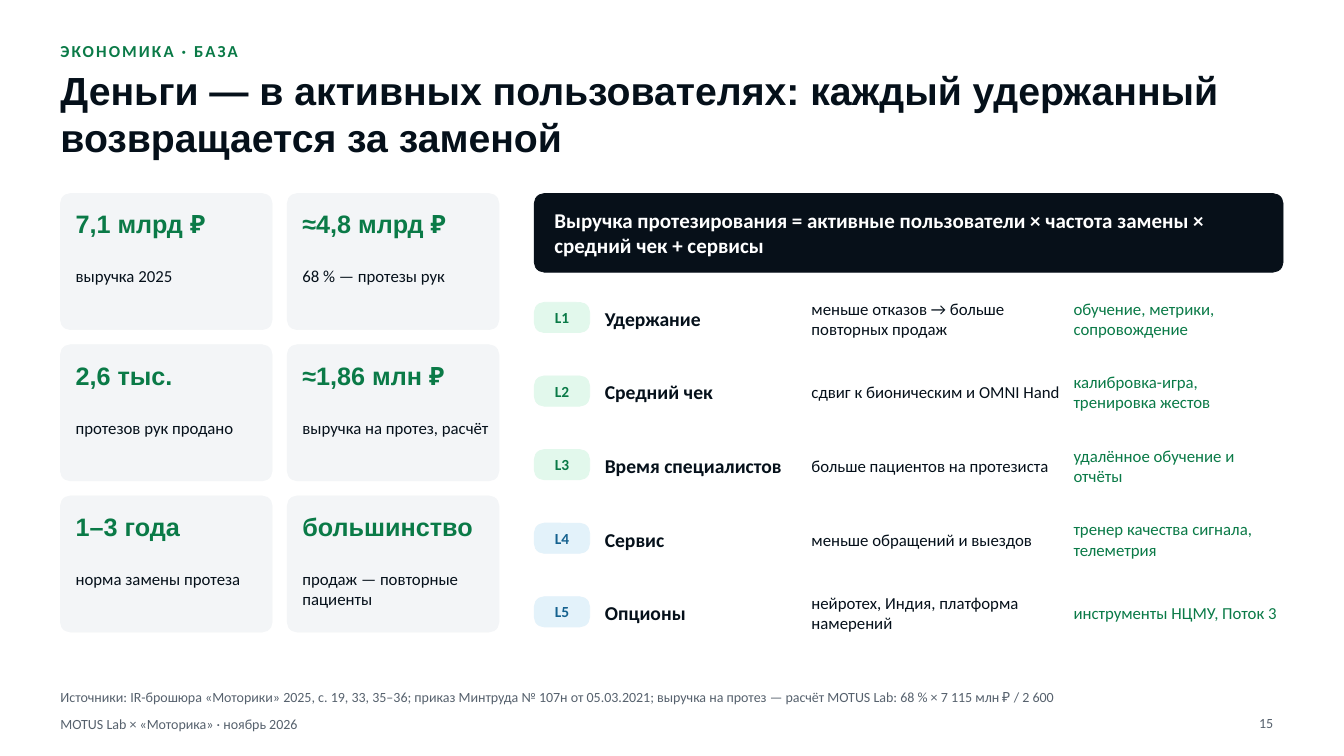
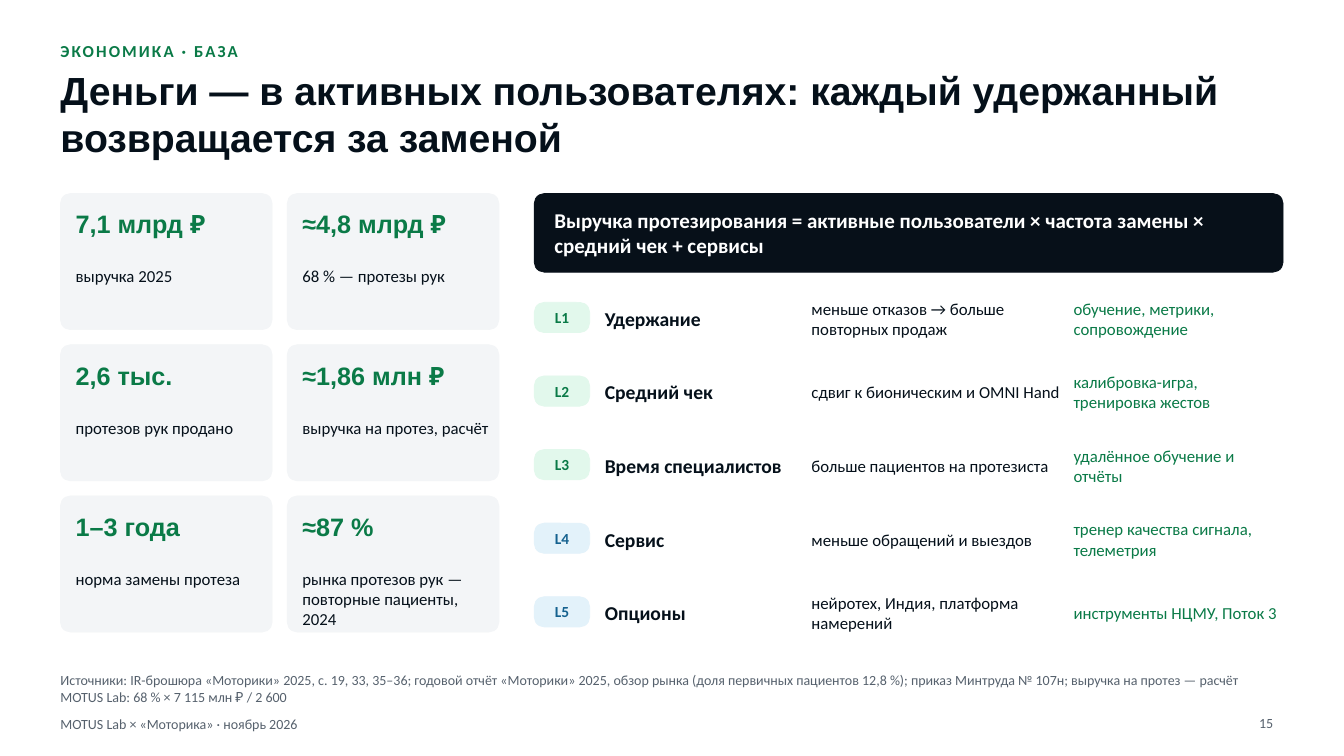
Before and after one commit to KonkovDV/Synergy, a slide deck: slide 15 of motorica/MOTUS-Lab-Motorica.pptx. Drawn at 1344x756 pixels with LibreOffice and Linux fonts; fonts in the diff are those of the drawing. Boxes give left, top, right and bottom in pixels: in the first picture for what was removed or moved away, otherwise in the second. Text is boxed around its words. In the diff, an @@ line names an element or a change of style, - is before the commit and + after.

Commit message:
«Моторика»: фактчекинг, боли компании и план сотрудничества
- Фактчекинг по годовому отчёту «Моторики» за 2025 год: убрано
  неподтверждённое упоминание «Лимба» на слайде сценариев; слайд
  экономики опирается на долю повторных пациентов рынка (87 %); в
  чувствительности — граница допущения A1 (рынок: 87 % повторных
  продаж → рычаг удержания ≈42 млн ₽ в 2031 году вместо 145).
- Новые приложения: П11 «Боли «Моторики»» — восемь болей из годового
  отчёта, реестра рисков и интервью с ответом и мерой на каждую; П12
  «План сотрудничества» — пять этапов с воротами решений.
- motorica/PLAN.md и страница /motorica/plan.html: боли, семь рабочих
  пакетов с приёмкой, этапы, первые 90 дней, роли, данные и
  регуляторика, варианты прав и оплаты, показатели, риски, источники.
- Проверки: план без контактов и собран из текущего PLAN.md; axe и
  ширины 320–1920 px — для обеих страниц; service worker кэширует
  каждую страницу по её адресу.

```diff
--- a/motorica/MOTUS-Lab-Motorica.pptx
+++ b/motorica/MOTUS-Lab-Motorica.pptx
@@ text at (302, 518, 344, 537): text changed @@
-большинство
+≈87 %
@@ text at (302, 577, 458, 625): text changed @@
-продаж — повторные пациенты
+рынка протезов рук — повторные пациенты, 2024
@@ text at (60, 675, 1239, 702): text changed @@
-Источники: IR-брошюра «Моторики» 2025, с. 19, 33, 35–36; приказ Минтруда № 107н от 05.03.2021; выручка на протез — расчёт MOTUS Lab: 68 % × 7 115 млн ₽ / 2 600
+Источники: IR-брошюра «Моторики» 2025, с. 19, 33, 35–36; годовой отчёт «Моторики» 2025, обзор рынка (доля первичных пациентов 12,8 %); приказ Минтруда № 107н; выручка на протез — расчёт MOTUS Lab: 68 % × 7 115 млн ₽ / 2 600
```
Also in this commit, not shown: 7 other slides changed, 2 slides added, 37 other files.
